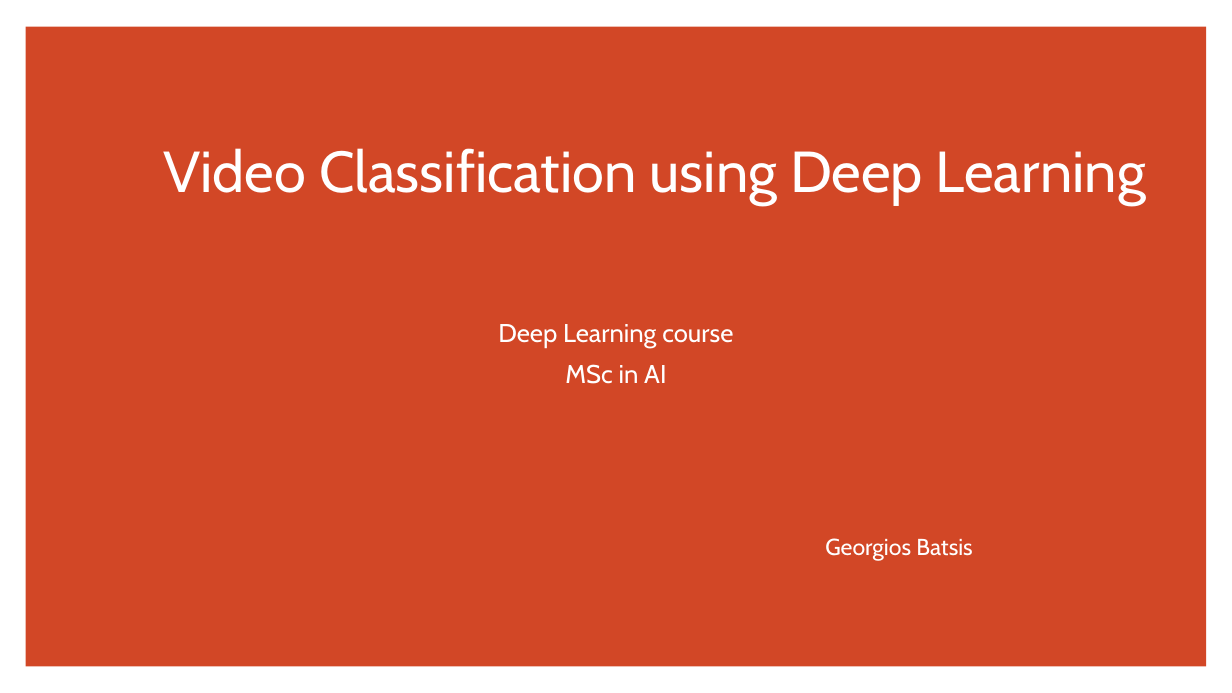
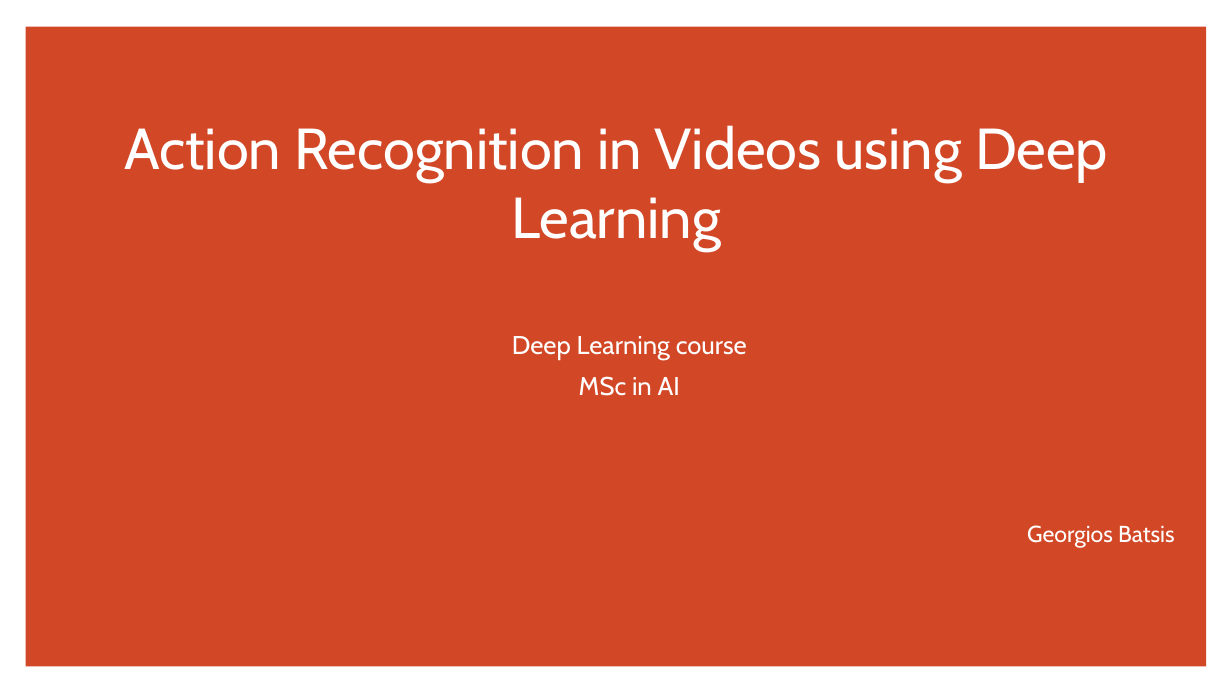
Before and after one commit to gbatsis/actRec, a slide deck: slide 1 of Video Classification using Deep Learning.pptx. Drawn at 1232x693 pixels with LibreOffice and Linux fonts; fonts in the diff are those of the drawing; background and template pictures are left out. Boxes give left, top, right and bottom in pixels: in the first picture for what was removed or moved away, otherwise in the second. Text is boxed around its words. In the diff, an @@ line names an element or a change of style, - is before the commit and + after.

```diff
--- a/Video Classification using Deep Learning.pptx
+++ b/Video Classification using Deep Learning.pptx
@@ title at (124,125,1108,251): text changed @@
-Video Classification using Deep Learning
+Action Recognition in Videos using Deep Learning
@@ subtitle "Deep Learning course": place and size @@
-subtitle "Deep Learning course" at (498,324,733,384)
+subtitle "Deep Learning course" at (512,336,747,396)
@@ text "Georgios Batsis": place and size @@
-text "Georgios Batsis" at (825,538,972,561)
+text "Georgios Batsis" at (1027,525,1174,548)
```
Also in this commit, not shown: 6 other slides changed, 8 slides added, 2 slides removed.
